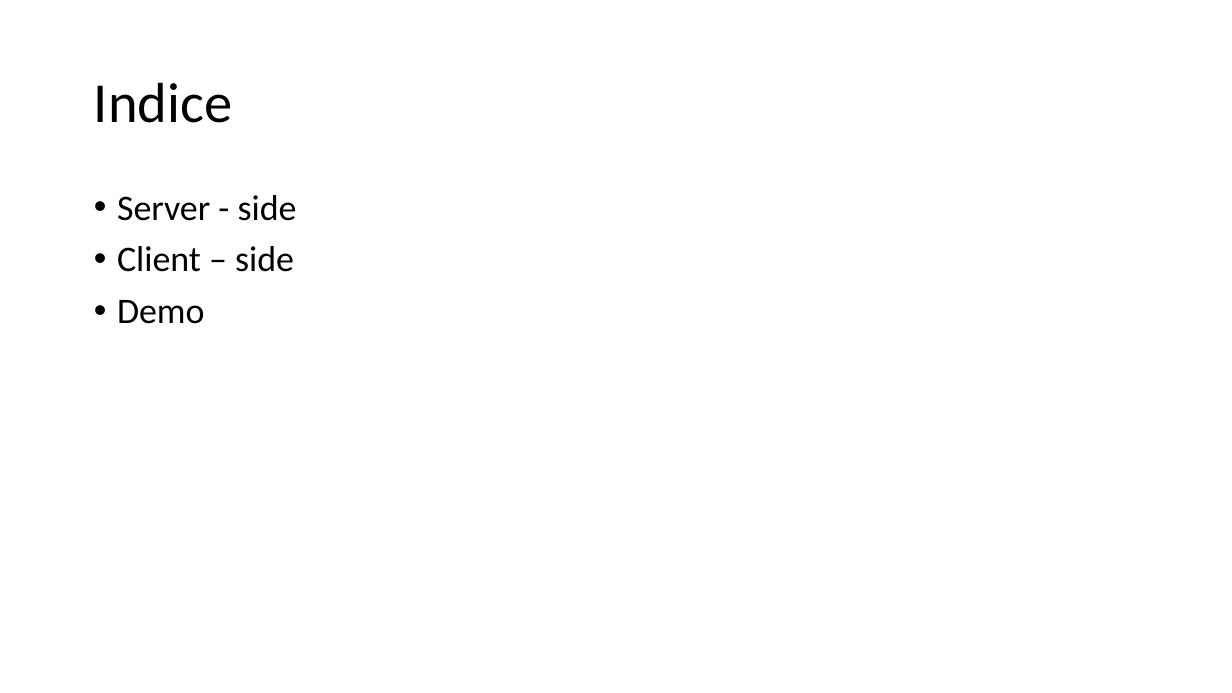
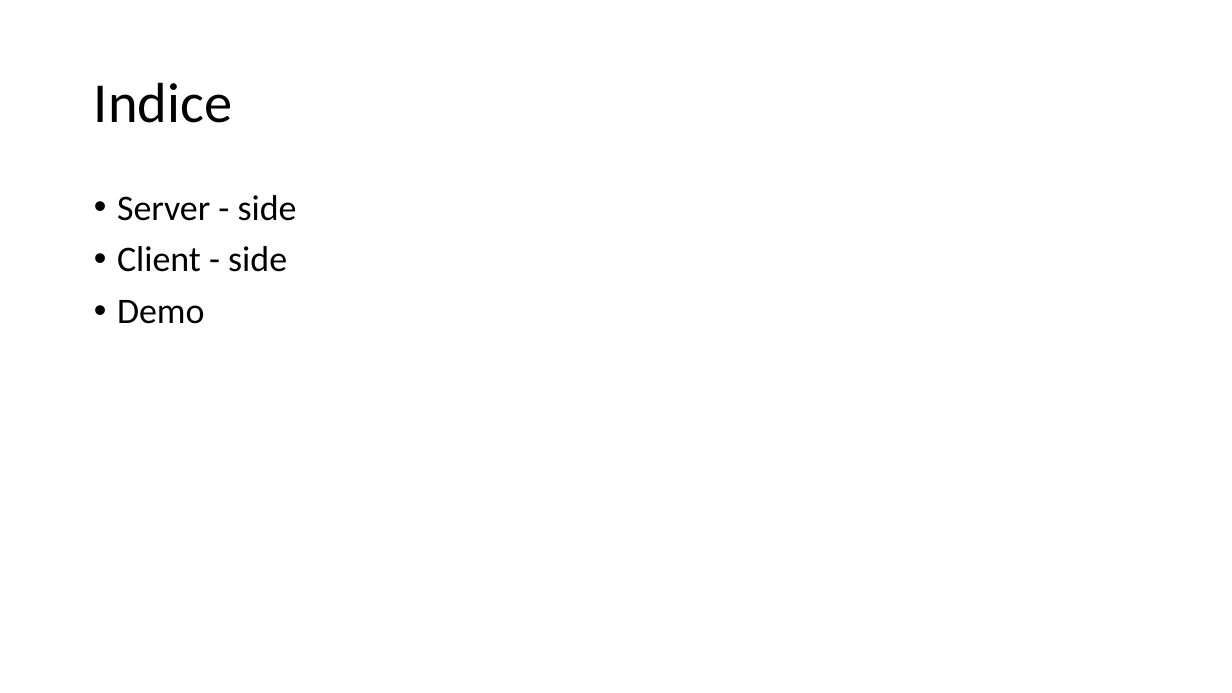
Before and after one commit to mellacsi/FIFA18Skiller, a slide deck: slide 2 of Applicazioni_Service_Oriented.pptx. Drawn at 1232x693 pixels with LibreOffice and Linux fonts; fonts in the diff are those of the drawing. Boxes give left, top, right and bottom in pixels: in the first picture for what was removed or moved away, otherwise in the second. Text is boxed around its words. In the diff, an @@ line names an element or a change of style, - is before the commit and + after.

```diff
--- a/Applicazioni_Service_Oriented.pptx
+++ b/Applicazioni_Service_Oriented.pptx
@@ text at [117,246,287,272]: text changed @@
-• Client – side
+• Client - side
```
Also in this commit, not shown: 3 other slides changed, 5 slides added, 1 other file.
